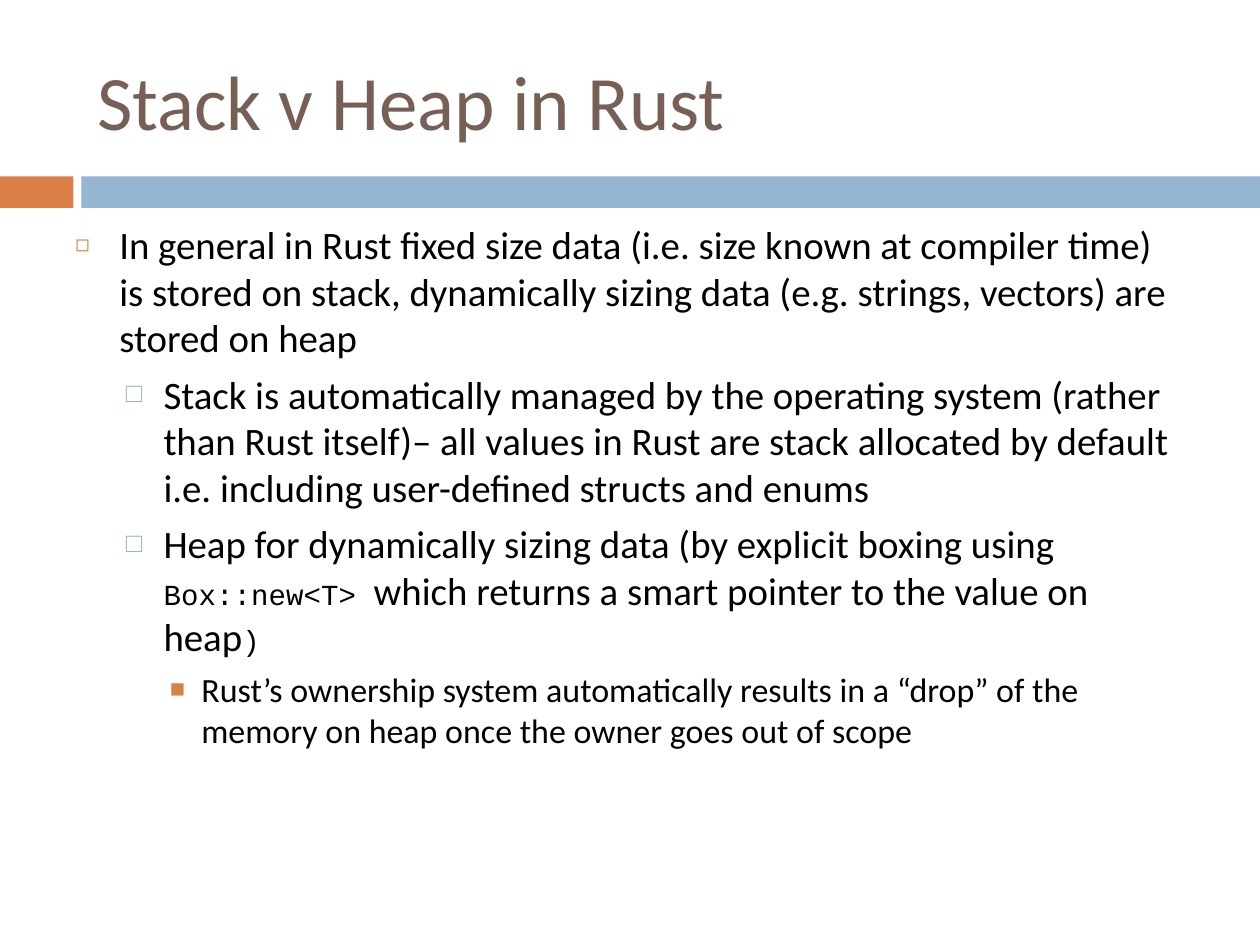
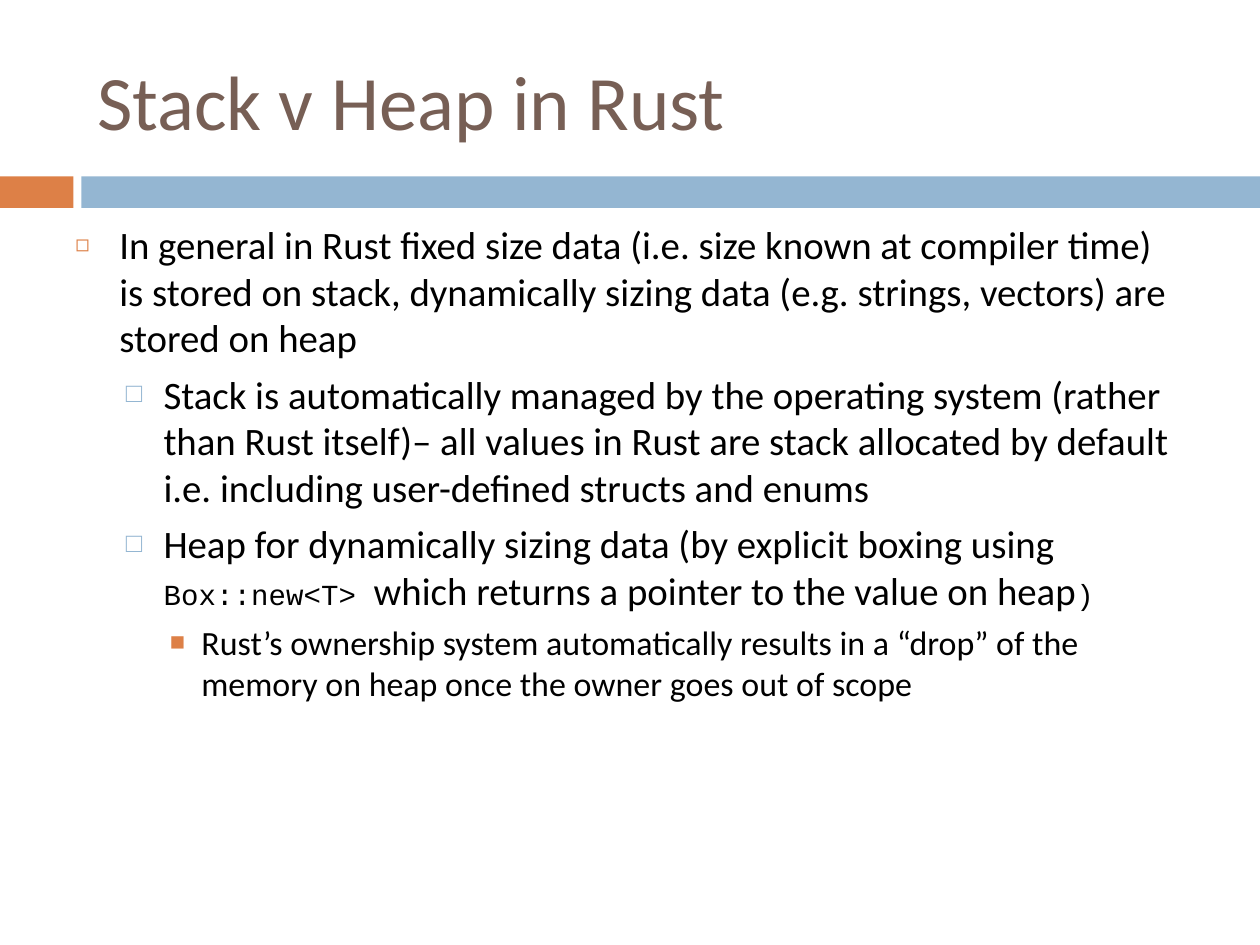
Before and after one commit to gclynch/rust, a slide deck: slide 15 of Rust session.ppt (slide 11 before the commit). Drawn at 1260x945 pixels with LibreOffice and Linux fonts; fonts in the diff are those of the drawing. Boxes give left, top, right and bottom in pixels: in the first picture for what was removed or moved away, otherwise in the second. Text is boxed around its words. In the diff, an @@ line names an element or a change of style, - is before the commit and + after.

```diff
--- a/Rust session.ppt
+++ b/Rust session.ppt
@@ text at (164, 529, 1076, 612): text changed @@
-  □ Heap for dynamically sizing data (by explicit boxing using Box::new<T> which returns a smart pointer to the value on heap)
+  □ Heap for dynamically sizing data (by explicit boxing using Box::new<T> which returns a pointer to the value on heap)
```
Also in this commit, not shown: 10 other slides changed, 6 slides added, 1 slide removed.
